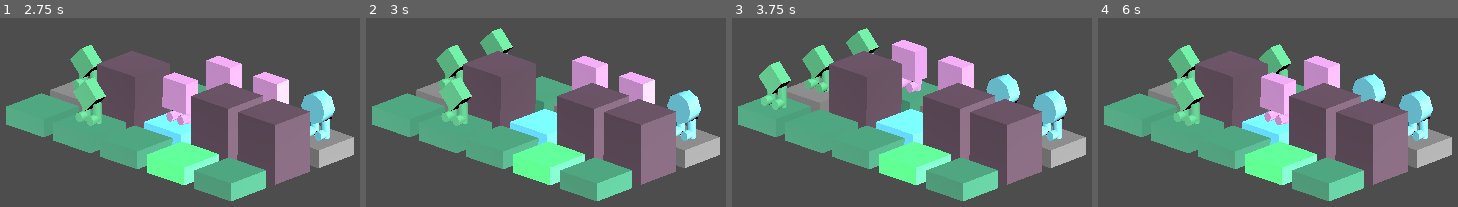
Above: before the commit, frames 1-4 (left to right).
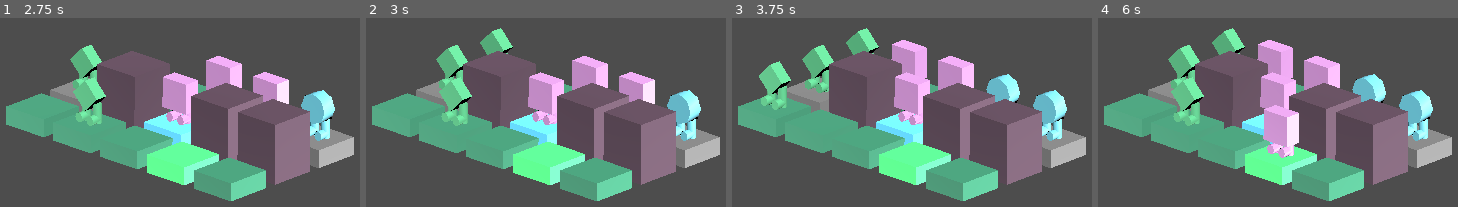
Above: after the commit, the same moments.

Repository: JakeDaSpud/triso
Game: Godot game, scene res://Scenes/Levels/Jake_Testing_Scene_KaylonDontTouch.tscn
The game is run twice, just before and just after one commit, with the same random seed, the same clock (stepped at 60 frames per second) and the same inputs. This scene is started directly instead of the project's main scene.
Inputs (mouse positions are in pixels of both pictures, inside the frame that each line leads up to):
- Up to frame 1 (2.75 s): tap Enter (ui_accept) at 0.5, 0.6, 0.77, 1.07, 1.25, 1.35, 1.52, 1.82, 2, 2.1 s; move the mouse to (outside the picture) at 0.52 s; hold D (Right) 0.53-1.28 s; click (outside the picture) at 0.67 s; move the mouse to (outside the picture) at 1.27 s; hold S (Down) 1.28-2.03 s; click (outside the picture) at 1.42 s; move the mouse to (outside the picture) at 2.02 s; hold D (Right) from 2.03 s (still down); click (outside the picture) at 2.17 s
- Up to frame 2 (3 s): tap Enter (ui_accept) at 2.75, 2.85 s; move the mouse to (466, 80) at 2.77 s; release D (Right) at 2.78 s; hold W (Up) from 2.78 s (still down); click (466, 80) at 2.92 s
- Up to frame 3 (3.75 s): tap Enter (ui_accept) at 3.02, 3.32, 3.5, 3.6 s; move the mouse to (outside the picture) at 3.52 s; release W (Up) at 3.53 s; hold A (Left) from 3.53 s (still down); click (outside the picture) at 3.67 s
- Up to frame 4 (6 s): tap Enter (ui_accept) at 3.77, 4.07, 4.25, 4.35, 4.52, 4.82, 5.1, 5.85 s; move the mouse to (outside the picture) at 4.27 s; click (outside the picture) at 4.42 s; move the mouse to (outside the picture) at 5.02 s; release A (Left) at 5.03 s; hold S (Down) 5.03-5.78 s; click (outside the picture) at 5.17 s; move the mouse to (outside the picture) at 5.77 s; hold D (Right) from 5.78 s (still down); click (outside the picture) at 5.92 s

Frame 1 is identical in both runs. In frame 2, 2.0% of the frame differs, in the area x 45-55%, y 28-57%; in frame 3, 1.8%; in frame 4, 4.2%, in the area x 31-56%, y 5-75%.

Commit message:
Fixed overlapping bug and added comments

Diff:
--- a/Scripts/level_loader.gd
+++ b/Scripts/level_loader.gd
@@ -4,6 +4,7 @@
 
 # Create an array of arrays to store x and y positions of all tiles that players can access
 var Board : Array[Array];
+# Create an array of arrays to see map without players on it
 var BoardEmpty : Array[Array];
 
 # All Entities that can be Instanced
@@ -107,15 +108,18 @@
 
 			# Last tile on the current line
 			_determine_tile_and_spawn(_tile_duo[0], Vector3(col * GAMEMANAGERS_TileSize, 0, row * GAMEMANAGERS_TileSize));
+			# Add character to the last array inside the board array
 			Board.back().append(_tile_duo[0]);
 
 			print_debug("Going to next line!");
 			col = 0;
 			row += 1;
+			# start new line in array
 			Board.append([]);
 
 			# First tile on the next line
 			_determine_tile_and_spawn(_tile_duo[1], Vector3(col * GAMEMANAGERS_TileSize, 0, row * GAMEMANAGERS_TileSize));
+			# Add character to the last array inside the board array
 			Board.back().append(_tile_duo[1]);
 
 			# Add new row to array ever line in the text file
@@ -126,6 +130,7 @@
 
 		_determine_tile_and_spawn(_current_tile, Vector3(col * GAMEMANAGERS_TileSize, 0, row * GAMEMANAGERS_TileSize));
 		if(_current_tile != "v\nv"):
+			# Add character to the last array inside the board array
 			Board.back().append(_current_tile);
 	#
 
@@ -186,10 +191,10 @@
 
 	_tile.position = pos;
 
+	# If the created tile is a player then add x and y position, aswell as tell it what type of shape it is
 	if type == Circle_Player_Entity || type == Square_Player_Entity || type == Triangle_Player_Entity:
 		_tile.x = pos.x / GAMEMANAGERS_TileSize;
 		_tile.y = pos.z / GAMEMANAGERS_TileSize;
-		#_tile.Board = Board;
 		if type == Circle_Player_Entity:
 			_tile.shape = "c";
 		if type == Square_Player_Entity:
@@ -206,13 +211,16 @@
 func _input(delta) -> void:
 	if Input.is_mouse_button_pressed(MOUSE_BUTTON_LEFT):
 		load_level("res://Scenes/Levels/Level-00_Testing.txt");
+		# Remove last empty row that is created because of level file structure
 		Board.remove_at(Board.size() - 1);
 		print_debug("Board ", Board.size())
 		for inner_array in Board:
 			print_debug(inner_array, inner_array.size());
+			# Fill the empty board with duplicate rows from the main board array
 			BoardEmpty.append(inner_array.duplicate());
+		# Replace all the players in the empty board with ground tiles
 		for row  in range(0,BoardEmpty.size()-1):
-			for tile in range(0,BoardEmpty[row].size()-1):
+			for tile in range(0,BoardEmpty[row].size()):
 				if BoardEmpty[row][tile] == "s" || BoardEmpty[row][tile] == "c" || BoardEmpty[row][tile] == "t":
 					BoardEmpty[row][tile] = "g";
 		print_debug("Board Empty ", BoardEmpty.size())
--- a/Scripts/player_script.gd
+++ b/Scripts/player_script.gd
@@ -6,9 +6,10 @@
 var y : int;
 var shape : String;
 var far : int;
-var Board : Array;
-var BoardEmpty : Array;
+var Board : Array[Array];
+var BoardEmpty : Array[Array];
 var GotEmpty = false;
+var count = 0;
 
 # Called when the node enters the scene tree for the first time.
 func _ready():
@@ -16,33 +17,38 @@
 
 # Called every frame. 'delta' is the elapsed time since the previous frame.
 func _process(delta):
-	var Board = get_parent().Board;
+	# Get board array from parent, change current coordinates with own shape, update the parent's board
+	Board = get_parent().Board;
+	Board[y][x] = shape;
+	get_parent().Board = Board
+	# Only once get the empty board from the parent, this will not change
 	if !GotEmpty:
 		BoardEmpty = get_parent().BoardEmpty;
 		GotEmpty = true;
 
 	# Handle Input
 	if Input.is_action_just_pressed("Left"):
-		Board[y][x] = shape;
+		# Use variable far in cases where the immediate next space is filled by a player, but somewhere down the line is free so everyone can move and this player should
 		far = x-1;
 		while true:
+			# Stop at walls or voids
 			if Board[y][far] == "w" || Board[y][far] == "v":
 				break;
 
+			# If moving into a player check if there is a free space after so everyone can move
 			elif Board[y][far] == "s" || Board[y][far] == "c" || Board[y][far] == "t":
 				far -= 1;
 
+			# Move if free space available
 			else:
 				self.position.x -= _tile_size;
+				# Change current tile to be the ground tile under the player
 				Board[y][x] = BoardEmpty[y][x];
-				Board[y][x-1] = shape;
 				x -= 1;
 				print_debug(x,", ",y)
-				get_parent().Board = Board
 				break;
 
 	if Input.is_action_just_pressed("Up"):
-		Board[y][x] = shape;
 		far = y-1;
 		while true:
 			if Board[far][x] == "w" || Board[far][x] == "v":
@@ -54,14 +60,11 @@
 			else:
 				self.position.z -= _tile_size;
 				Board[y][x] = BoardEmpty[y][x];
-				Board[y-1][x] = shape;
 				y -= 1;
 				print_debug(x,", ",y)
-				get_parent().Board = Board
 				break;
 
 	if Input.is_action_just_pressed("Right"):
-		Board[y][x] = shape;
 		far = x+1;
 		while true:
 			if Board[y][far] == "w" || Board[y][far] == "v":
@@ -73,14 +76,11 @@
 			else:
 				self.position.x += _tile_size;
 				Board[y][x] = BoardEmpty[y][x];
-				Board[y][x+1] = shape;
 				x += 1;
 				print_debug(x,", ",y)
-				get_parent().Board = Board
 				break;
 
 	if Input.is_action_just_pressed("Down"):
-		Board[y][x] = shape;
 		far = y+1;
 		while true:
 			if Board[far][x] == "w" || Board[far][x] == "v":
@@ -92,8 +92,12 @@
 			else:
 				self.position.z += _tile_size;
 				Board[y][x] = BoardEmpty[y][x];
-				Board[y+1][x] = shape;
 				y += 1;
 				print_debug(x,", ",y)
-				get_parent().Board = Board
 				break;
+
+	if Input.is_action_just_pressed("ui_accept"):
+		count += 1;
+		print("\nBoard ", count)
+		for inner_array in Board:
+			print(inner_array, inner_array.size());
